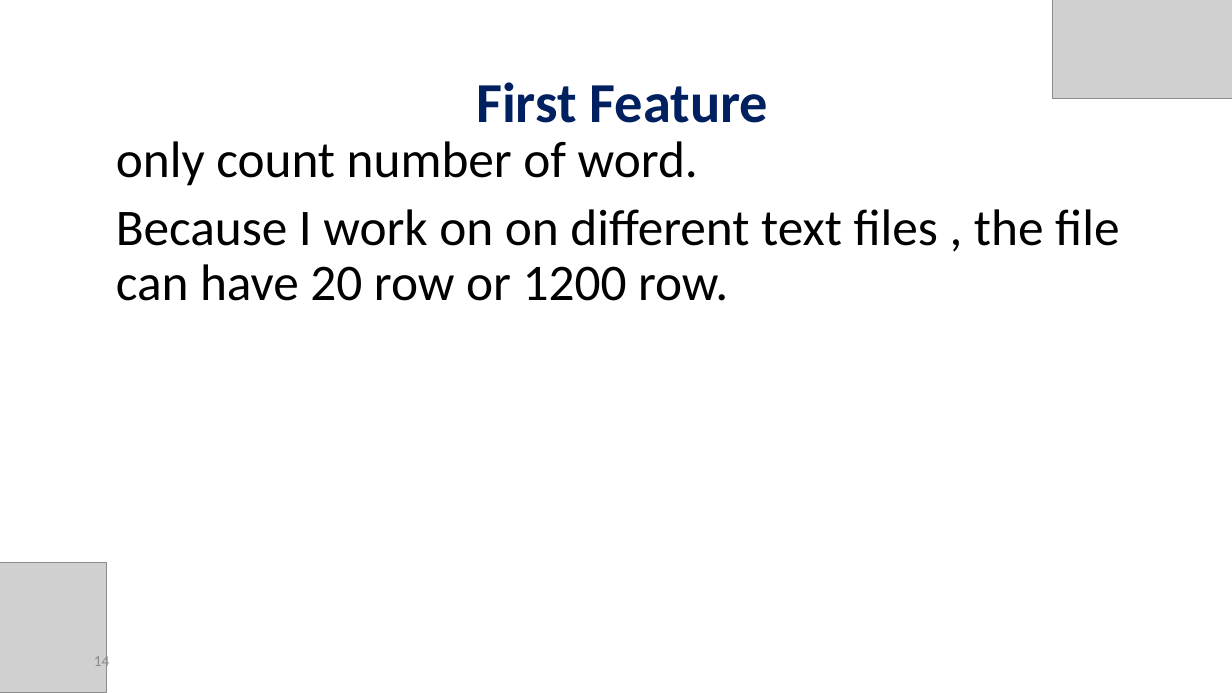
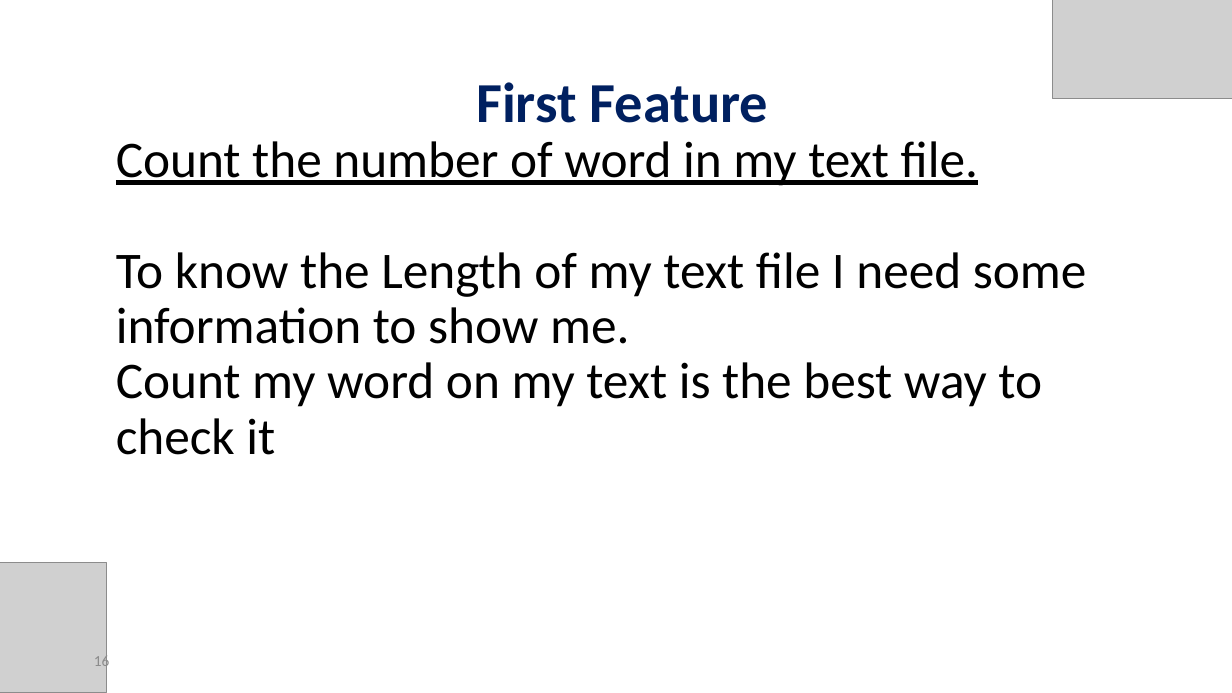
Before and after one commit to orelrahum/Ransomware_Code, a slide deck: slide 16 of Presentation.pptx (slide 14 before the commit). Drawn at 1232x693 pixels with LibreOffice and Linux fonts; fonts in the diff are those of the drawing; grey boxes stand for pictures. Boxes give left, top, right and bottom in pixels: in the first picture for what was removed or moved away, otherwise in the second. Text is boxed around its words. In the diff, an @@ line names an element or a change of style, - is before the commit and + after.

```diff
--- a/Presentation.pptx
+++ b/Presentation.pptx
@@ text at [116, 141, 1087, 455]: text changed @@
-only count number of word.
-Because I work on on different text files , the file can have 20 row or 1200 row.
+Count the number of word in my text file.
+To know the Length of my text file I need some information to show me.
+Count my word on my text is the best way to check it
```
Also in this commit, not shown: 8 other slides changed, 7 slides added, 1 slide removed, 50 other files.
